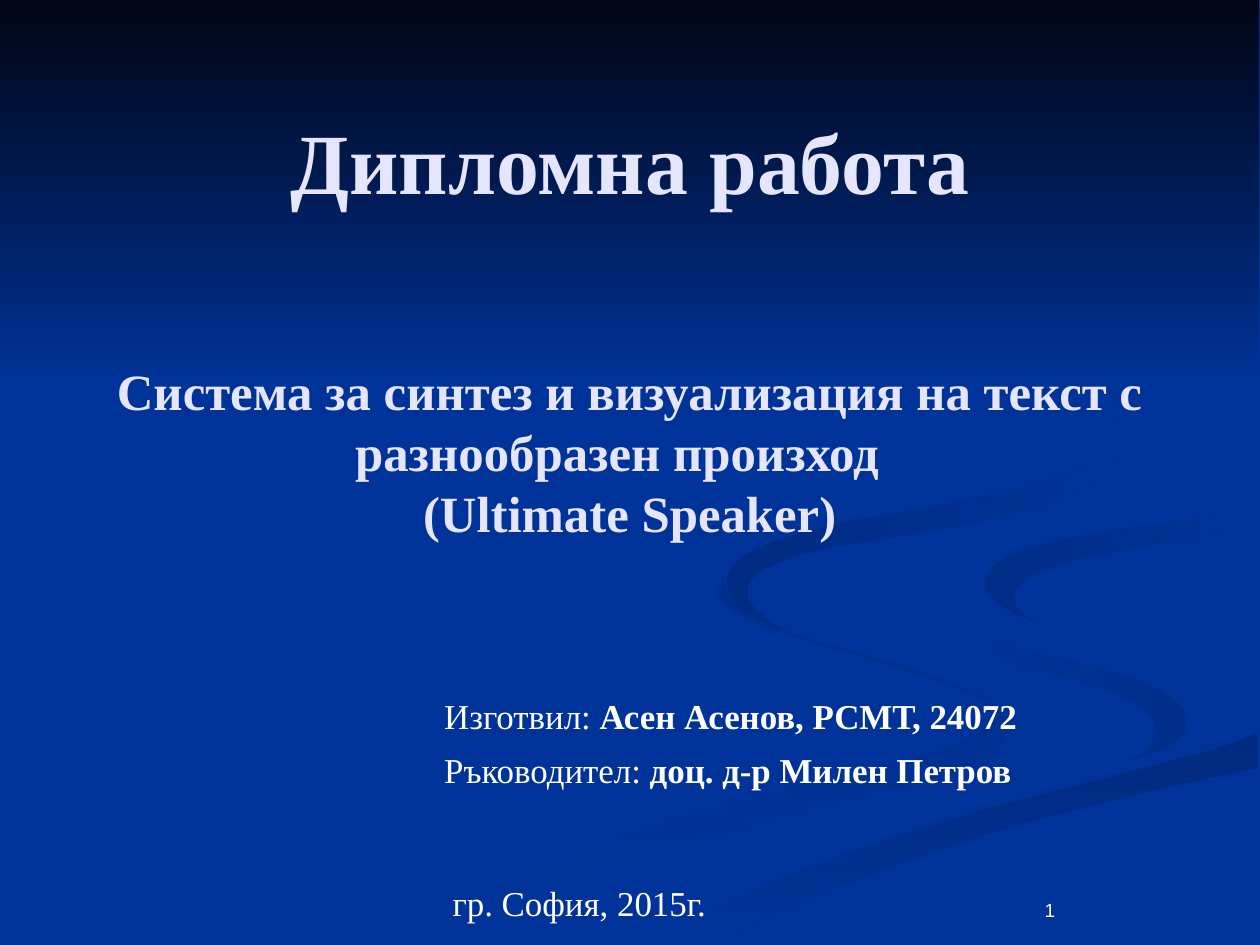
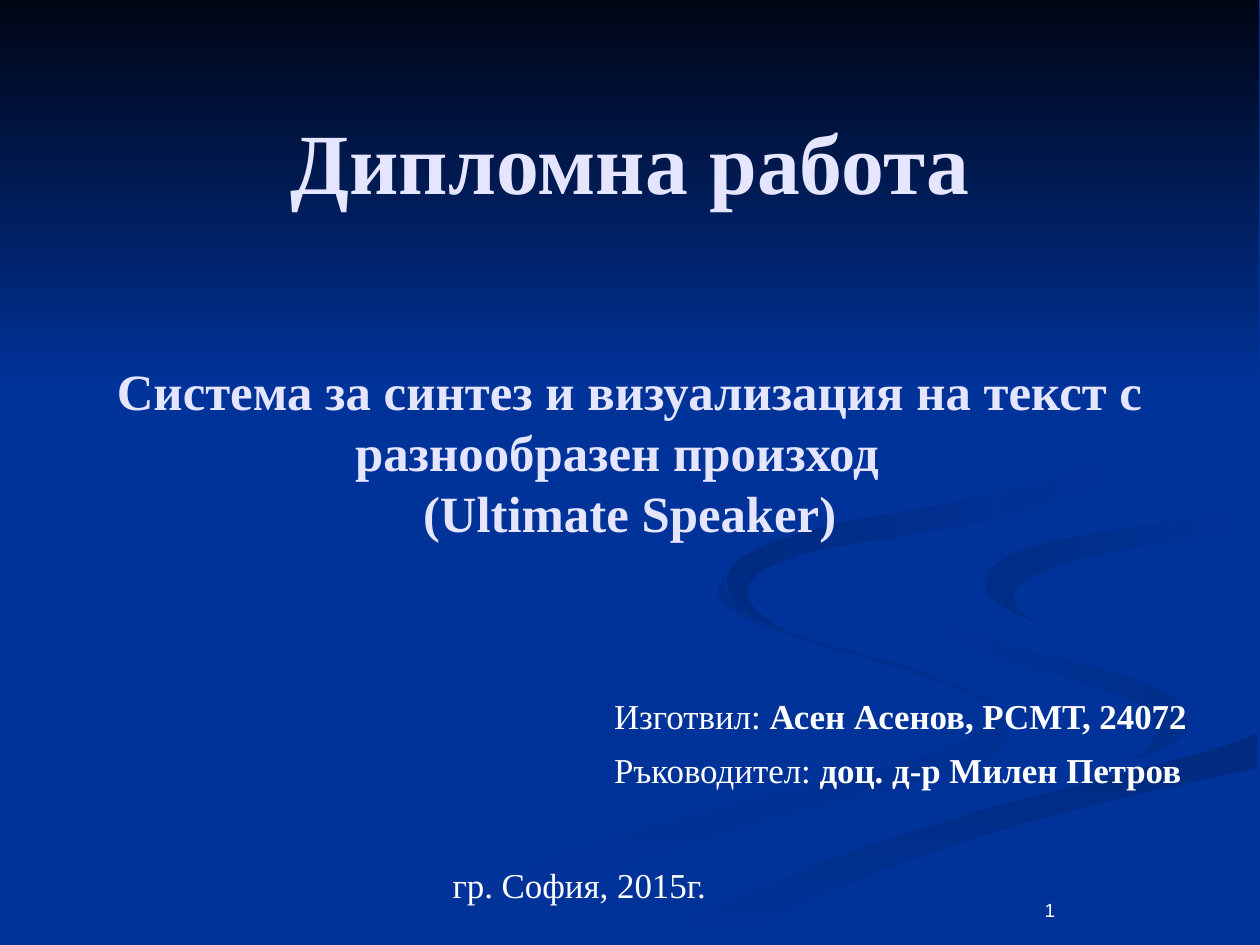
Before and after one commit to aasenov/ultimate-speaker, a slide deck: slide 1 of docs/Diplomna.odp. Drawn at 1260x945 pixels with LibreOffice and Linux fonts; fonts in the diff are those of the drawing. Boxes give left, top, right and bottom in pixels: in the first picture for what was removed or moved away, otherwise in the second. Text is boxed around its words. In the diff, an @@ line names an element or a change of style, - is before the commit and + after.

```diff
--- a/docs/Diplomna.odp
+++ b/docs/Diplomna.odp
@@ subtitle "Изготвил: Асен Асенов, РСМТ, 24072": place and size @@
-subtitle "Изготвил: Асен Асенов, РСМТ, 24072" at (444,705,1017,791)
+subtitle "Изготвил: Асен Асенов, РСМТ, 24072" at (614,705,1186,791)
@@ text "гр. София, 2015г.": place and size @@
-text "гр. София, 2015г." at (453,891,706,924)
+text "гр. София, 2015г." at (453,873,706,906)
```
Also in this commit, not shown: 6 other slides changed.
